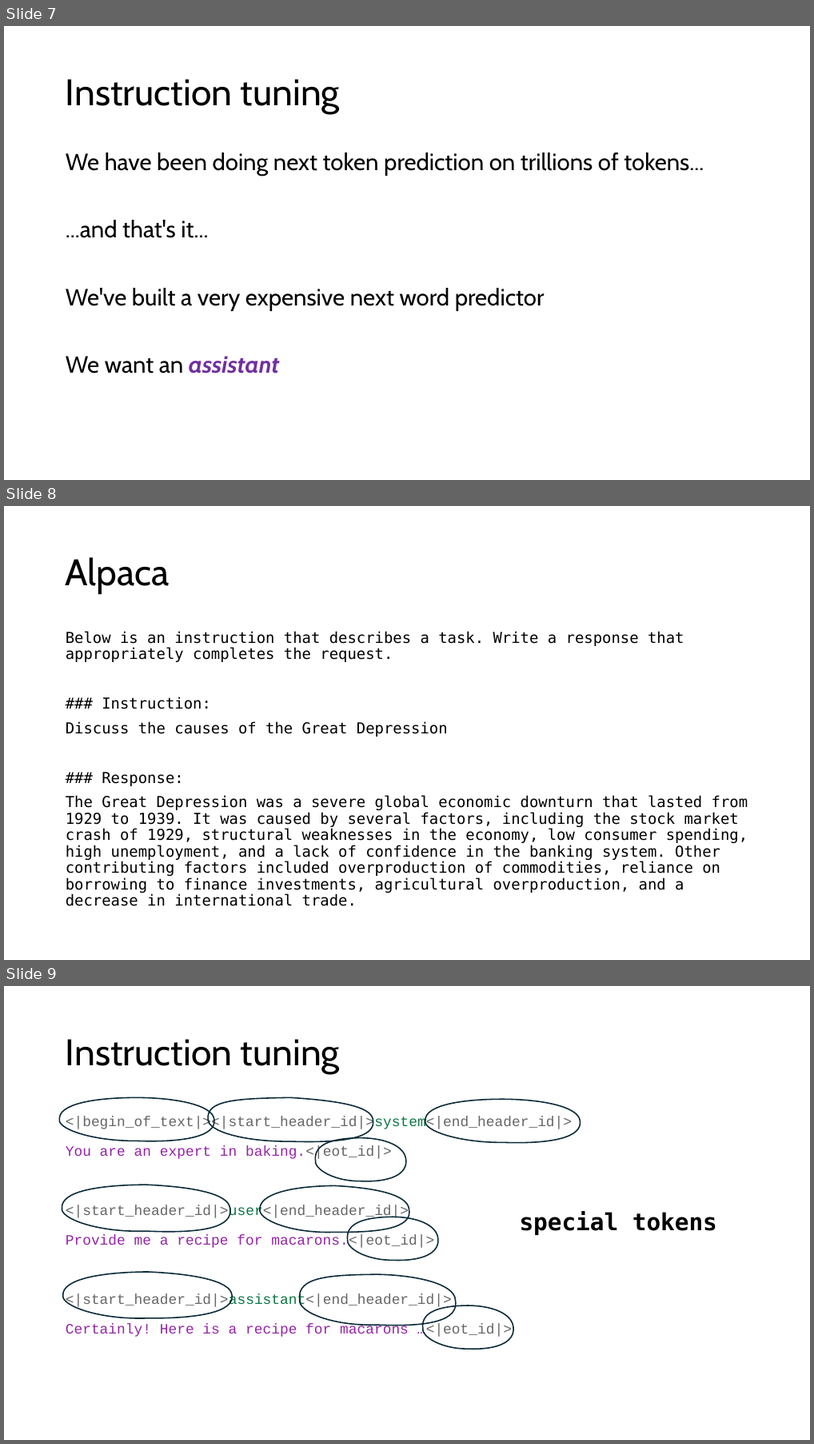
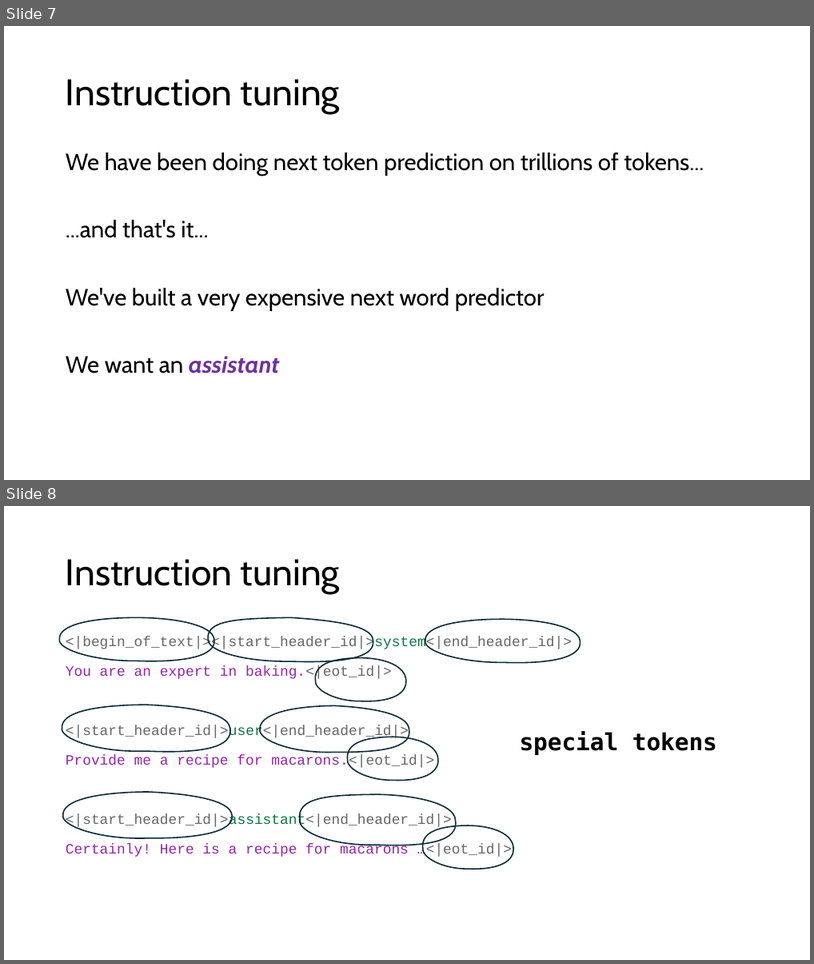
Before and after one commit to acceleratescience/large-language-models, a slide deck: slides/7-finetuning.pptx. Shown one above the other, each under a label of ours: slides 7, 8 and 9 before the commit, slides 7 and 8 after it. The pictures are 814x1444 and 814x964 pixels, drawn with LibreOffice and Linux fonts; fonts in the diff are those of the drawing. Boxes give left, top, right and bottom in pixels: in the first picture for what was removed or moved away, otherwise in the second. Text is boxed around its words. In the diff, an @@ line names an element or a change of style, - is before the commit and + after.

```diff
--- a/slides/7-finetuning.pptx
+++ b/slides/7-finetuning.pptx
@@ slide 8 removed at (x1=4, y1=506, x2=810, y2=960), background #FFFFFF @@
@@ title removed at (x1=66, y1=557, x2=170, y2=594) @@
-Alpaca
@@ text removed at (x1=66, y1=631, x2=749, y2=906) @@
-Below is an instruction that describes a task. Write a response that appropriately completes the request.
-### Instruction:
-Discuss the causes of the Great Depression
-### Response:
-The Great Depression was a severe global economic downturn that lasted from 1929 to 1939. It was caused by several factors, including the stock market crash of 1929, structural weaknesses in the economy, low consumer spending, high unemployment, and a lack of confidence in the banking system. Other contributing factors included overproduction of commodities, reliance on borrowing to finance investments, agricultural overproduction, and a decrease in international trade.
@@ what was slide 9 is now slide 8 @@
```
Also in this commit, not shown: 1 other slide removed.
